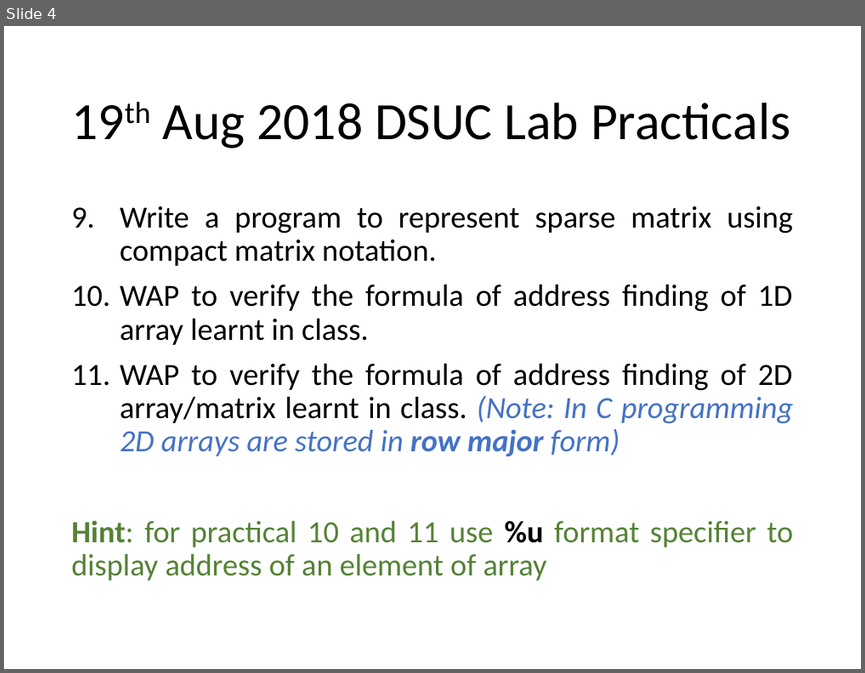
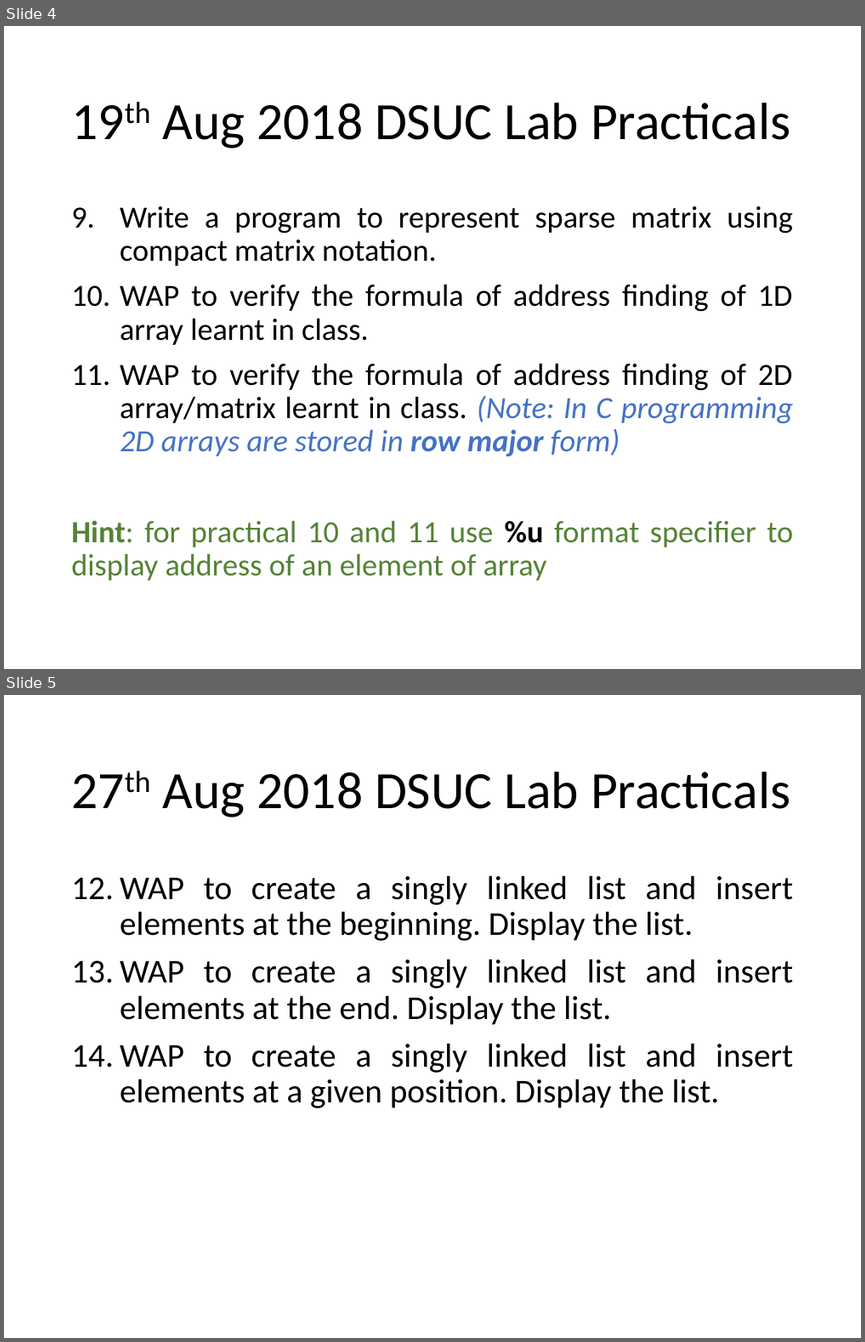
Before and after one commit to anubhavpatrick/Data-Structures-Using-C-Lab, a slide deck: lab practicals.pptx. Shown one above the other, each under a label of ours: slide 4 before the commit, slides 4 and 5 after it. The pictures are 865x673 and 865x1342 pixels, drawn with LibreOffice and Linux fonts; fonts in the diff are those of the drawing. Boxes give left, top, right and bottom in pixels: in the first picture for what was removed or moved away, otherwise in the second. Text is boxed around its words. In the diff, an @@ line names an element or a change of style, - is before the commit and + after.

```diff
--- a/lab practicals.pptx
+++ b/lab practicals.pptx
@@ slide 5 added at [4, 695, 861, 1338], background #FFFFFF @@
@@ title added at [163, 771, 790, 817], 44 pt, text #000000 @@
+27th Aug 2018 DSUC Lab Practicals
@@ text added at [120, 875, 793, 1108], 28 pt, text #000000 @@
+12. WAP to create a singly linked list and insert elements at the beginning. Display the list.
+13. WAP to create a singly linked list and insert elements at the end. Display the list.
+14. WAP to create a singly linked list and insert elements at a given position. Display the list.
```
Also in this commit, not shown: 2 other slides added, 3 other files.
